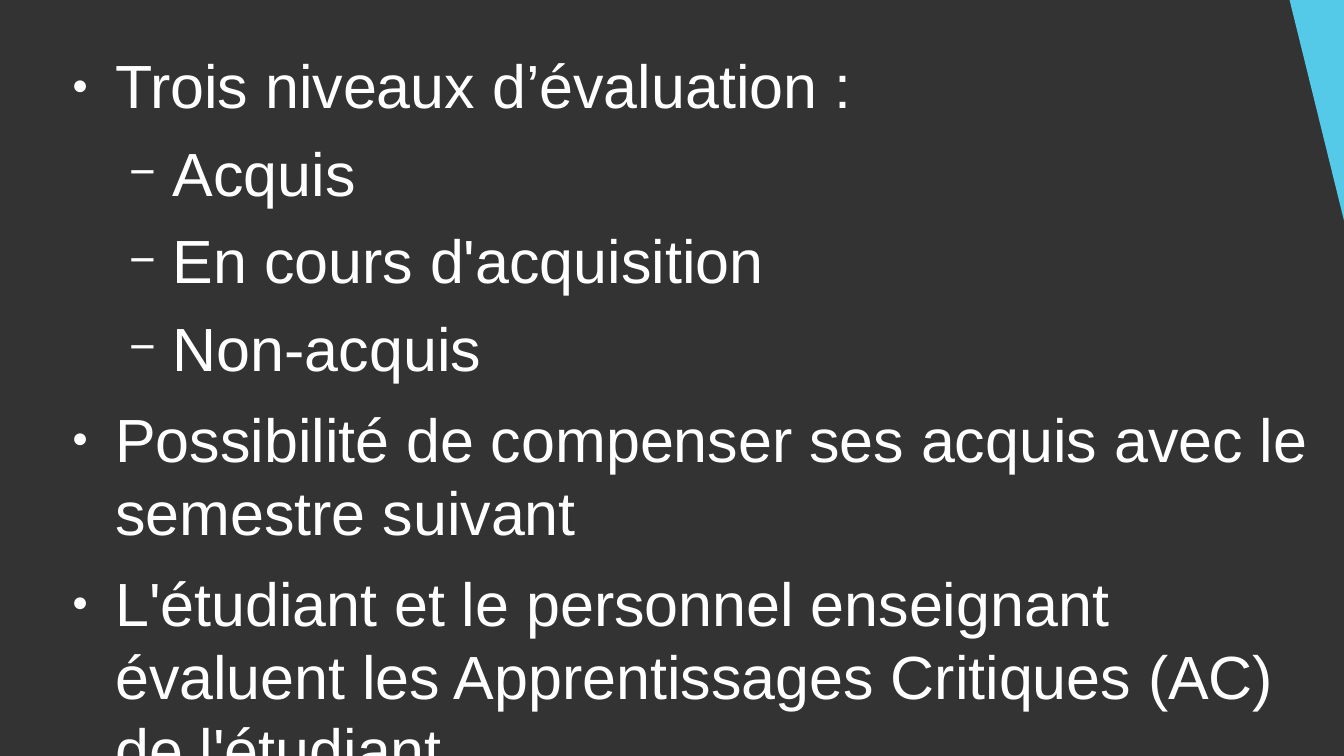
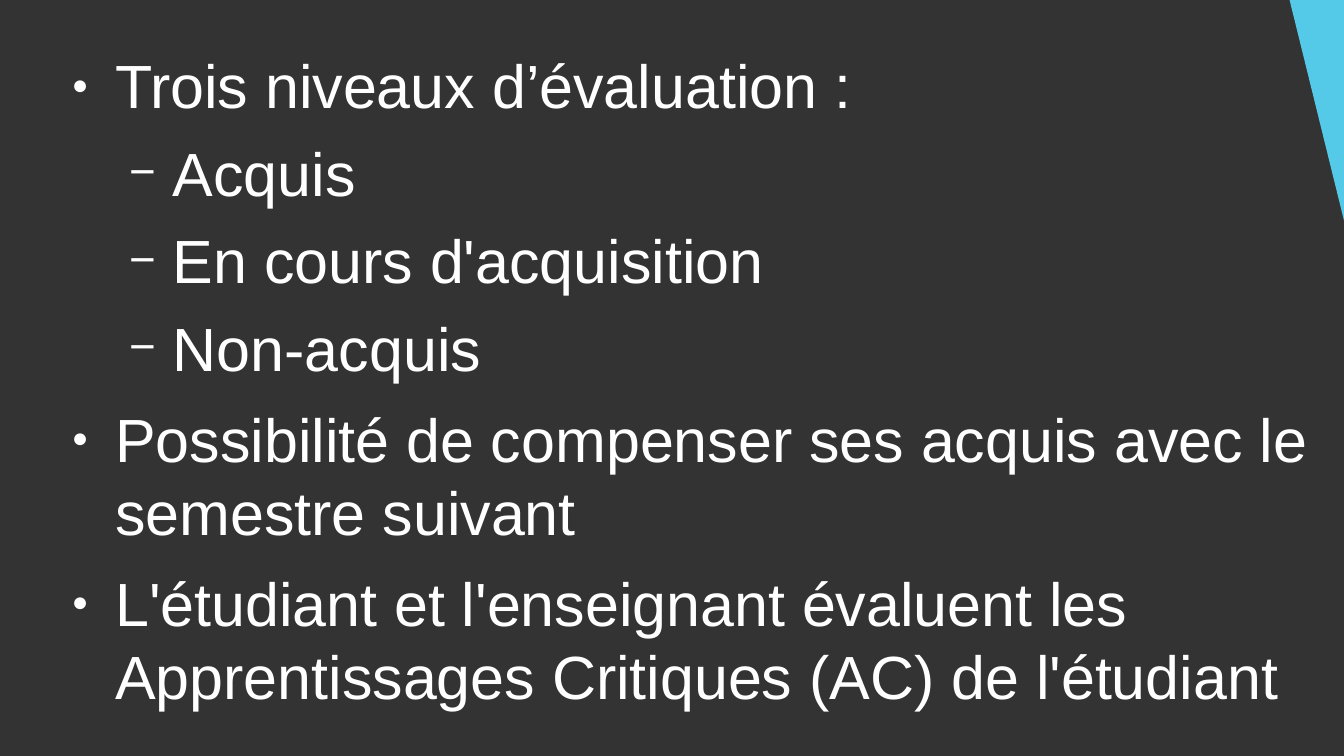
Before and after one commit to DanYellow/cours, a slide deck: slide 16 of presentation-formation-mmi/presentation.odp. Drawn at 1344x756 pixels with LibreOffice and Linux fonts; fonts in the diff are those of the drawing. Boxes give left, top, right and bottom in pixels: in the first picture for what was removed or moved away, otherwise in the second. Text is boxed around its words. In the diff, an @@ line names an element or a change of style, - is before the commit and + after.

```diff
--- a/presentation-formation-mmi/presentation.odp
+++ b/presentation-formation-mmi/presentation.odp
@@ text at (x1=115, y1=581, x2=1278, y2=710): text changed @@
-● L'étudiant et le personnel enseignant évaluent les Apprentissages Critiques (AC) de l'étudiant
+● L'étudiant et l'enseignant évaluent les Apprentissages Critiques (AC) de l'étudiant
```
Also in this commit, not shown: 9 other slides changed, 8 other files.
